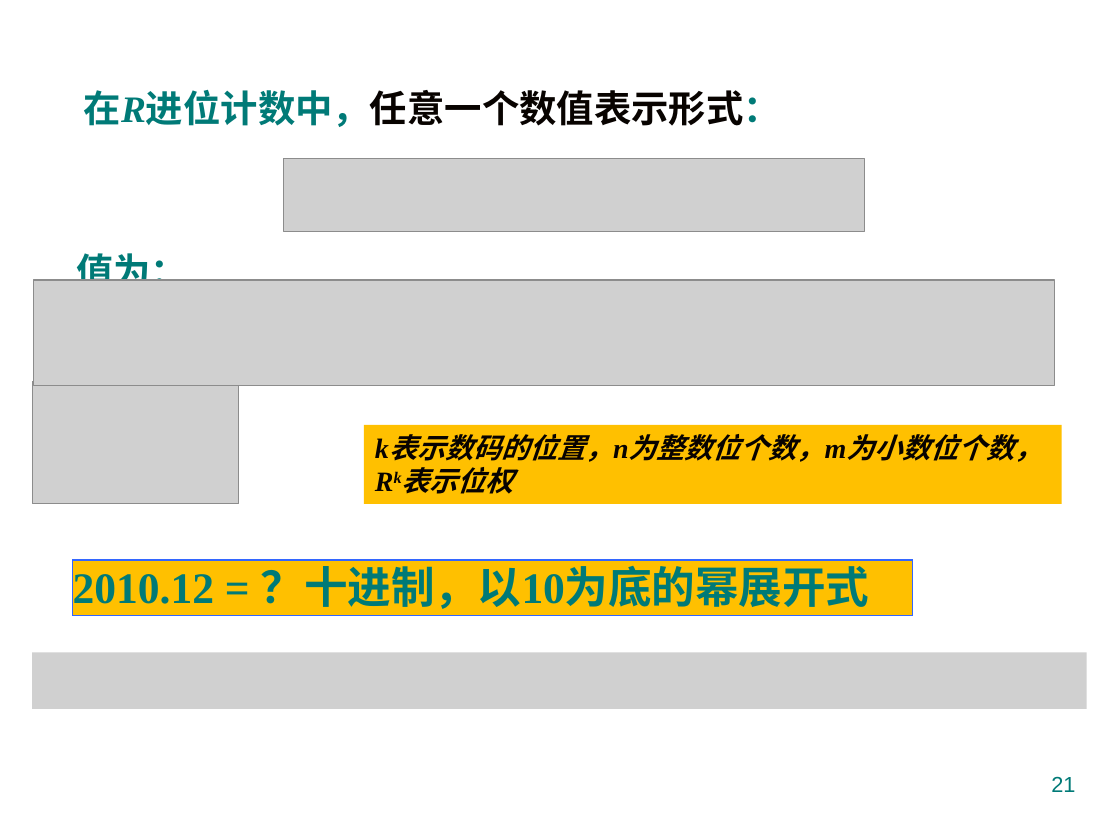
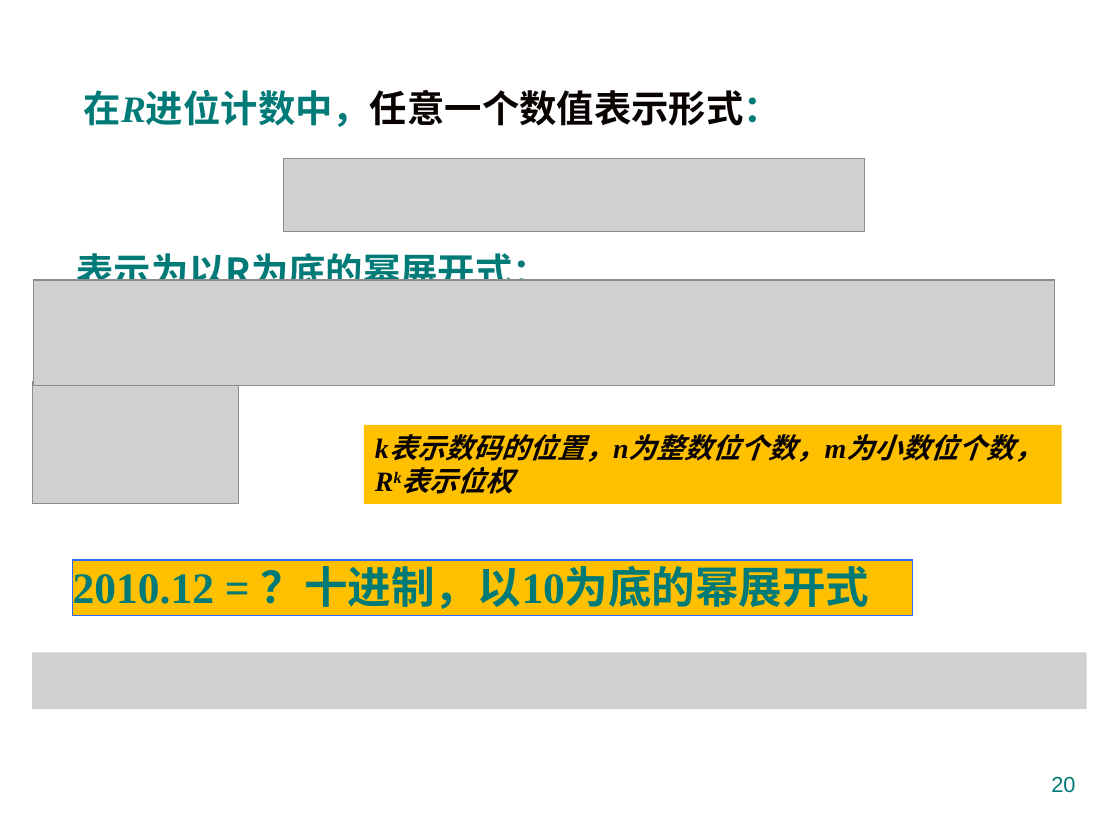
Before and after one commit to jtrfid/C-Repositories, a slide deck: slide 20 of 2016/计算机导论/pptx/第1章计算机文化概论.pptx (slide 21 before the commit). Drawn at 1120x840 pixels with LibreOffice and Linux fonts; fonts in the diff are those of the drawing; grey boxes stand for pictures; background and template pictures are left out. Boxes give left, top, right and bottom in pixels: in the first picture for what was removed or moved away, otherwise in the second. Text is boxed around its words. In the diff, an @@ line names an element or a change of style, - is before the commit and + after.

```diff
--- a/2016/计算机导论/pptx/第1章计算机文化概论.pptx
+++ b/2016/计算机导论/pptx/第1章计算机文化概论.pptx
@@ text at [76,247,549,281]: text changed @@
-值为：
+表示为以R为底的幂展开式：
@@ page number at [1051,776,1075,793]: text changed @@
-21
+20
```
Also in this commit, not shown: 5 other slides changed, 1 slide removed.
